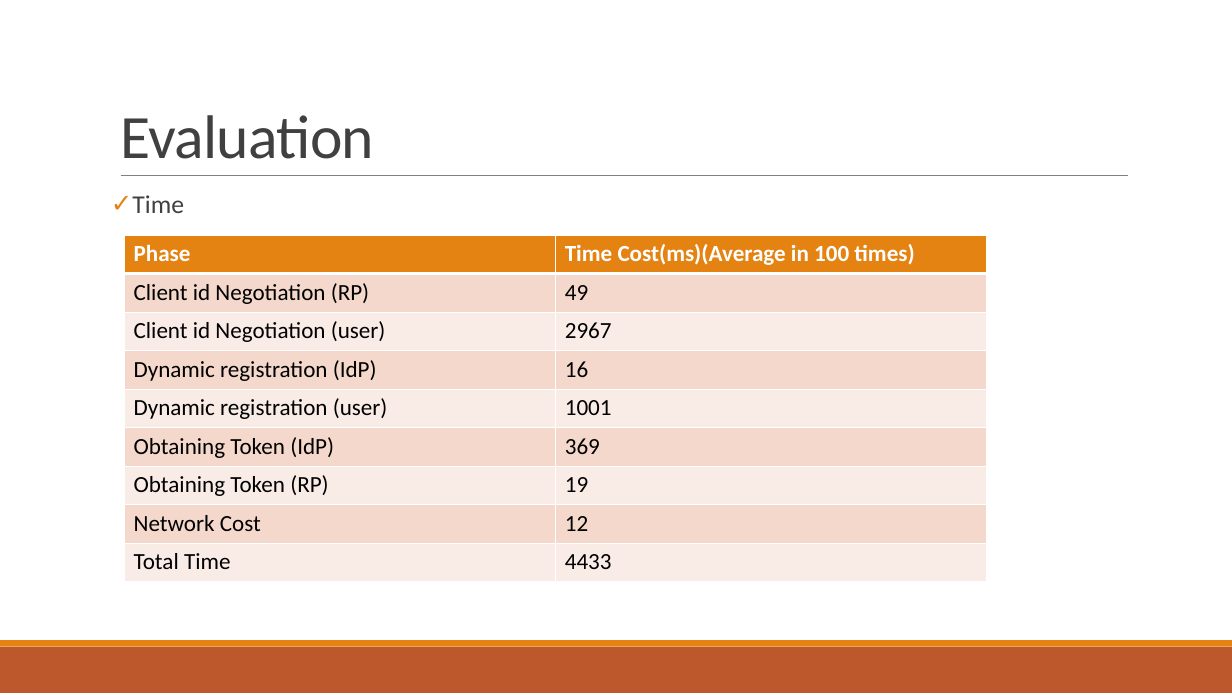
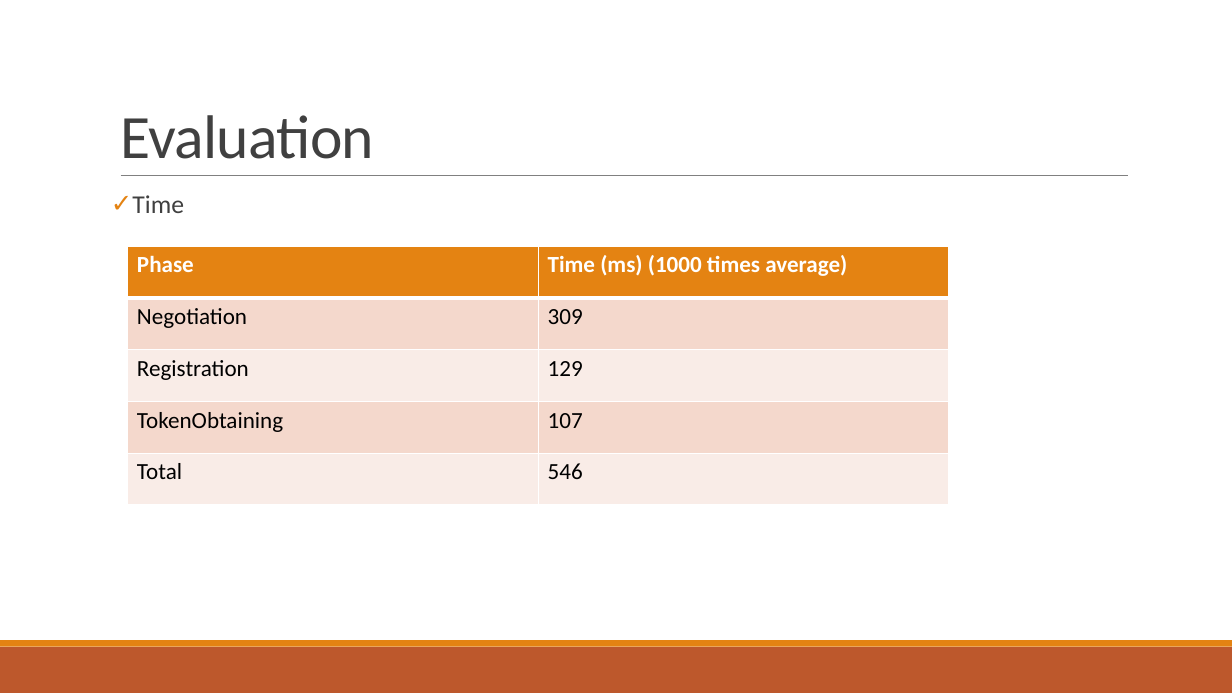
Before and after one commit to cqguo/OIDC-latex, a slide deck: slide 43 of documents/PriOIDC.pptx. Drawn at 1232x693 pixels with LibreOffice and Linux fonts; fonts in the diff are those of the drawing. Boxes give left, top, right and bottom in pixels: in the first picture for what was removed or moved away, otherwise in the second. Text is boxed around its words. In the diff, an @@ line names an element or a change of style, - is before the commit and + after.

Commit message:
update evaluation

```diff
--- a/documents/PriOIDC.pptx
+++ b/documents/PriOIDC.pptx
@@ table removed at (125, 236, 988, 582), 9 rows, 2 columns @@
-Phase | Time Cost(ms)(Average in 100 times)
-Client id Negotiation (RP) | 49
-Client id Negotiation (user) | 2967
-Dynamic registration (IdP) | 16
-Dynamic registration (user) | 1001
-Obtaining Token (IdP) | 369
-Obtaining Token (RP) | 19
-Network Cost | 12
-Total Time | 4433
@@ table added at (128, 246, 948, 505), 5 rows, 2 columns @@
+Phase | Time (ms) (1000 times average)
+Negotiation | 309
+Registration | 129
+TokenObtaining | 107
+Total | 546
```
Also in this commit, not shown: 1 other slide changed.
